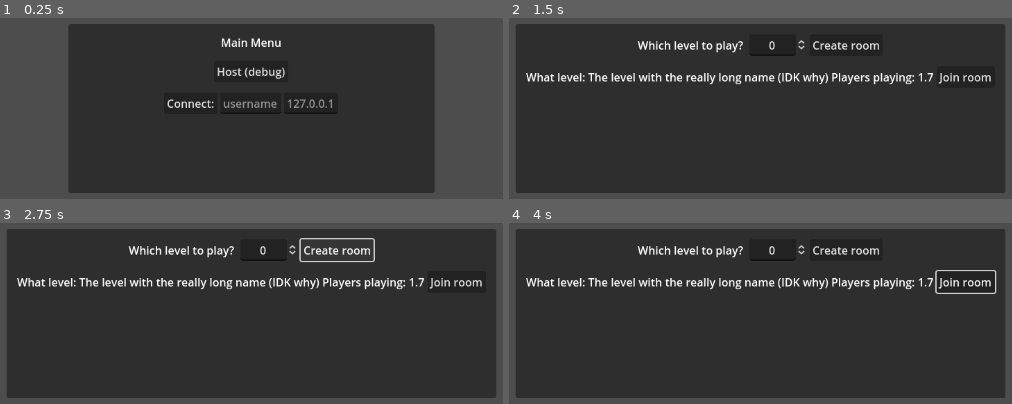
Above: before the commit, frames 1-4 (two rows, left to right).
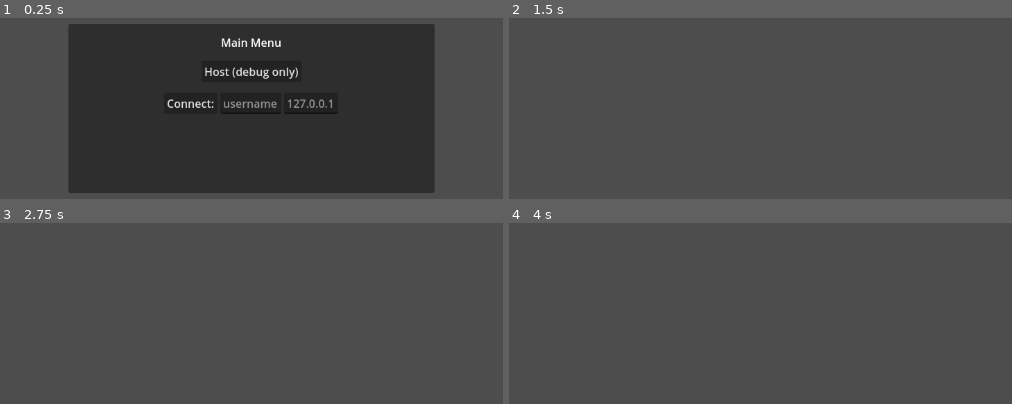
Above: after the commit, the same moments.

Repository: aidan-j-rhoden/plunger
Game: Godot game, scene res://menu/menu.tscn
Two runs of this game, one before a commit and one after it. Both use one fixed random seed, a clock stepped at 60 frames per second and the inputs below.
Inputs (mouse positions are in pixels of both pictures, inside the frame that each line leads up to):
- Up to frame 1 (0.25 s): no input
- Up to frame 2 (1.5 s): click (760, 103) at 0.52 s; type "Alex" at 0.6 s; click (820, 103) at 0.75 s; type "12" at 0.83 s; click "Host (debug)" (after the commit: "Host (debug only)") at 1.25 s
- Up to frame 3 (2.75 s): click (337, 250) at 2 s, where only the run before the commit has a clickable "Create room"
- Up to frame 4 (4 s): click (966, 282) at 2.75 s, where only the run before the commit has a clickable "Join room"; move the mouse to (936, 291) at 3.52 s; hold D (right) from 3.53 s (still down); tap X (crouch) at 3.6 s

The runs differ from the first frame. In frame 1, 0.6% of the frame differs, in the area x 40-60%, y 27-34%; in frame 2, 90%, in the area x 1-99%, y 3-97%; in frame 3, 88%; in frame 4, 90%.
Error before the commit: Invalid assignment of property or key 'text' with value of type 'String' on a base object of type 'null instance'. (res://menu/menu.gd:180)

Commit message:
Continued conversion to rooms

Diff:
--- a/globals.tscn
+++ b/globals.tscn
@@ -8,6 +8,15 @@
 properties/0/sync = true
 properties/0/watch = false
 
+[sub_resource type="SceneReplicationConfig" id="SceneReplicationConfig_vbmha"]
+properties/0/path = NodePath(".:rooms")
+properties/0/spawn = true
+properties/0/sync = true
+properties/0/watch = false
+
 [node name="Globals" type="MultiplayerSynchronizer"]
 replication_config = SubResource("SceneReplicationConfig_w1fub")
 script = ExtResource("1_6omvh")
+
+[node name="MultiplayerSynchronizer" type="MultiplayerSynchronizer" parent="."]
+replication_config = SubResource("SceneReplicationConfig_vbmha")
--- a/menu/menu.gd
+++ b/menu/menu.gd
@@ -20,7 +20,7 @@
 var make_upnp = false
 var enet_peer = ENetMultiplayerPeer.new()
 
-var player_list = []
+var waiting_list = []
 var ready_list = []
 
 func _unhandled_input(_event):
@@ -32,6 +32,8 @@
 
 
 func _ready():
+	if dedicated_server() or OS.is_debug_build():
+		$MainMenu/MarginContainer/VBoxContainer/HBoxContainer2.show()
 	main_menu.show()
 	choice_menu.hide()
 
@@ -65,15 +67,15 @@
 
 #	Globals.which_level = int($MainMenu/MarginContainer/VBoxContainer/HBoxContainer2/level_select.value)
 
-	if not dedicated_server(): # If this is a dedicated server, then don't create a playr for it.
-		if username.text == "": # That's what you get for not filling out the required fields!
-			var new_name = silly_names[randi() % silly_names.size()]
-			Globals.player_names[multiplayer.get_unique_id()] = new_name # Record in the globals my peer id and my username
-		else:
-			Globals.player_names[multiplayer.get_unique_id()] = username.text # Record in the globals my peer id and my username
-		add_player(multiplayer.get_unique_id()) # Call add player for the server
+#	if not dedicated_server(): # If this is a dedicated server, then don't create a playr for it.
+#		if username.text == "": # That's what you get for not filling out the required fields!
+#			var new_name = silly_names[randi() % silly_names.size()]
+#			Globals.player_names[multiplayer.get_unique_id()] = new_name # Record in the globals my peer id and my username
+#		else:
+#			Globals.player_names[multiplayer.get_unique_id()] = username.text # Record in the globals my peer id and my username
+#		add_player(multiplayer.get_unique_id()) # Call add player for the server
 
-	choice_menu.show() # Show the standby and waiting menu.
+#	choice_menu.show() # Show the standby and waiting menu.
 
 
 func _on_connect_pressed(): # When you press the connect button.
@@ -86,8 +88,8 @@
 	multiplayer.multiplayer_peer = enet_peer # Set our multiplayer peer to that client
 
 	choice_menu.show()
-	choice_menu.get_node("MarginContainer/VBoxContainer/Start").disabled = true
-	choice_menu.get_node("MarginContainer/VBoxContainer/players").text = get_text_players(player_list)
+#	choice_menu.get_node("MarginContainer/VBoxContainer/Start").disabled = true
+#	choice_menu.get_node("MarginContainer/VBoxContainer/players").text = get_text_players(player_list)
 
 
 @rpc("reliable", "call_local") # The '@rpc' allows this function to be called remotly.
@@ -109,13 +111,13 @@
 		Globals.player_names[multiplayer.get_remote_sender_id()] = dope_name
 
 
-func _on_start_pressed(): # Only the server is allowed to call this.  TODO: Obviously needs to be fixed for a dedicated server.
-	print("  (pressed start)")
-	pre_start_game(Globals.which_level)
-	for player in player_list: # Iterate over each peer id.
-		print("    telling " + str(player) + " to pre_start...")
-		if player != 1:
-			pre_start_game.rpc_id(player, Globals.which_level)
+#func _on_start_pressed():
+#	print("  (pressed start)")
+#	pre_start_game(Globals.which_level)
+#	for player in player_list: # Iterate over each peer id.
+#		print("    telling " + str(player) + " to pre_start...")
+#		if player != 1:
+#			pre_start_game.rpc_id(player, Globals.which_level)
 
 
 @rpc("call_local", "reliable")
@@ -130,22 +132,22 @@
 	get_tree().paused = true # Pause everything, so all peers start at the same time.
 	$World/map.load_level(level)
 
-	if multiplayer.is_server(): # Only the server
-		$World.add_players(player_list) # Add all connected players to the game level
+#	if multiplayer.is_server(): # Only the server
+#		$World.add_players(player_list) # Add all connected players to the game level
 
-	player_ready.rpc_id(1) # Tell server we have loaded the level successfully.
+#	player_ready.rpc_id(1) # Tell server we have loaded the level successfully.
 
 
-@rpc("call_local", "any_peer", "reliable")
-func player_ready():
-	if multiplayer.is_server(): # For security reasons
-		print(str(multiplayer.get_remote_sender_id()) + " is ready!")
-		ready_list.append(multiplayer.get_remote_sender_id())
-
-		ready_list.sort()
-		player_list.sort()
-		if ready_list == player_list: # If all the players are ready, tell everyone to start!
-			unpause_and_start.rpc()
+#@rpc("call_local", "any_peer", "reliable")
+#func player_ready():
+#	if multiplayer.is_server(): # For security reasons
+#		print(str(multiplayer.get_remote_sender_id()) + " is ready!")
+#		ready_list.append(multiplayer.get_remote_sender_id())
+#
+#		ready_list.sort()
+#		player_list.sort()
+#		if ready_list == player_list: # If all the players are ready, tell everyone to start!
+#			unpause_and_start.rpc()
 
 
 @rpc("call_local", "reliable")
@@ -156,28 +158,28 @@
 
 func add_player(peer_id):
 	print("Player " + str(peer_id) + " joined!")
-	player_list.append(peer_id)
+	waiting_list.append(peer_id)
 	give_name.rpc_id(peer_id)
 	await get_tree().create_timer(1).timeout # Let the networking line up the player_names in the Globals.
-	for player in player_list: # Go through everyone
-		update_player_list.rpc_id(player, player_list) # and tell them the new list.
+#	for player in player_list: # Go through everyone
+#		update_player_list.rpc_id(player, player_list) # and tell them the new list.
 
 
 func remove_player(peer_id):
 	print("Player " + str(peer_id) + " left!")
-	player_list.erase(peer_id)
-	for player in player_list:
-		update_player_list.rpc_id(player, player_list)
+	waiting_list.erase(peer_id)
+#	for player in player_list:
+#		update_player_list.rpc_id(player, player_list)
 
 
 func dedicated_server(): # A simple helper function to see if this project build is a dedicated server.
 	return DisplayServer.get_name() == "headless" or OS.has_feature("dedicated_server")
 
 
-@rpc("call_local", "reliable")
-func update_player_list(list = []):
-	player_list = list # Update to the new list given by the server
-	$ChoiceMenu/MarginContainer/VBoxContainer/players.text = get_text_players(player_list) # Set the HUD properly
+#@rpc("call_local", "reliable")
+#func update_player_list(list = []):
+#	player_list = list # Update to the new list given by the server
+#	$ChoiceMenu/MarginContainer/VBoxContainer/players.text = get_text_players(player_list) # Set the HUD properly
 
 
 func get_text_players(list: Array): # Some fancy formatting
--- a/menu/menu.tscn
+++ b/menu/menu.tscn
@@ -46,7 +46,7 @@
 
 [node name="Host" type="Button" parent="MainMenu/MarginContainer/VBoxContainer/HBoxContainer2"]
 layout_mode = 2
-text = "Host (debug)"
+text = "Host (debug only)"
 
 [node name="HBoxContainer" type="HBoxContainer" parent="MainMenu/MarginContainer/VBoxContainer"]
 layout_mode = 2
@@ -137,4 +137,3 @@
 
 [connection signal="pressed" from="MainMenu/MarginContainer/VBoxContainer/HBoxContainer2/Host" to="." method="_on_host_pressed"]
 [connection signal="pressed" from="MainMenu/MarginContainer/VBoxContainer/HBoxContainer/connect" to="." method="_on_connect_pressed"]
-[connection signal="pressed" from="ChoiceMenu/MarginContainer/VBoxContainer/rooms/Host" to="." method="_on_host_pressed"]
Not shown: 1 places in globals.tscn that only renumber resources
